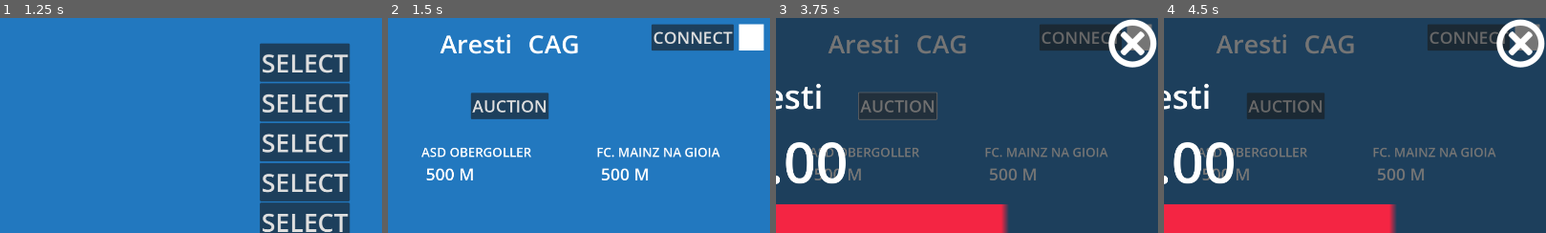
Above: before the commit, frames 1-4 (left to right).
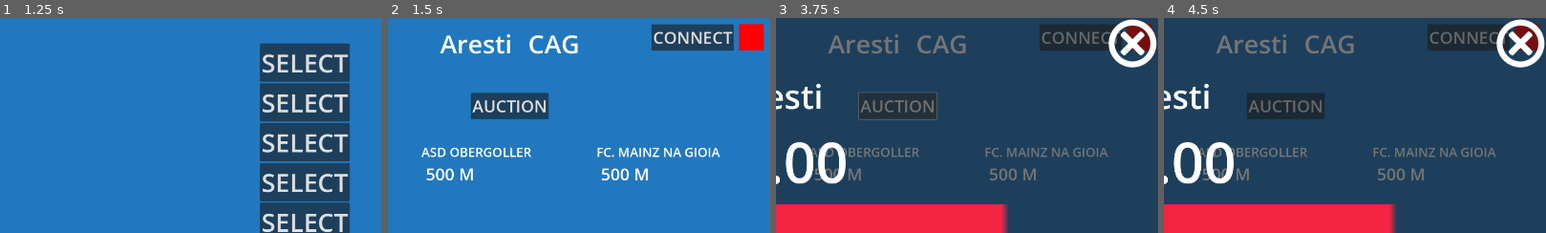
Above: after the commit, the same moments.

Repository: dulvui/condor
Game: Godot game, scene res://src/screens/menu/Menu.tscn
Same seed, same stepped clock (60 frames per second), same inputs: the game is played once before the commit and once after it. Sound files missing from this copy of the repository are replaced by a short silence.
Inputs (mouse positions are % of the whole screen's width and height, from its top left):
- Up to frame 1 (1.25 s): click "START" at 0.5 s
- Up to frame 2 (1.5 s): click "SELECT" at 1.25 s
- Up to frame 3 (3.75 s): click (14, 5) at 2.02 s; type "12" at 2.1 s; click "ALL" at 2.75 s; click "AUCTION" at 3.5 s
- Up to frame 4 (4.5 s): click (50, 71) at 4.25 s
The pictures show only the part of the screen within x 50-100%, y 0-50%; the shares and areas given below are measured in that part.

Frame 1 is identical in both runs. In frame 2, 0.8% of the frame differs, in the area x 91-99%, y 2-16%; in frame 3, 0.4%; in frame 4, 0.4%.

Commit message:
app: set defualt preice to 1

Diff:
--- a/app/src/screens/main/assign-player/AssignPlayer.gd
+++ b/app/src/screens/main/assign-player/AssignPlayer.gd
@@ -22,7 +22,7 @@
 
 func set_player(_player:Player) -> void:
 	player = _player
-	price.clear()
+	price.text = "1"
 
 
 func _on_assign_pressed(team:Team) -> void:
